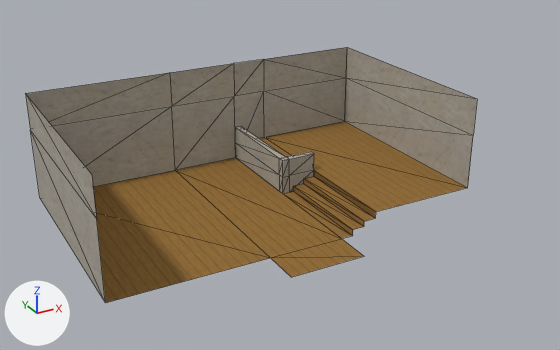
The glTF model world/interiors/shop/shop-interior.glb as it was, and as the next commit left it.
Camera for both pictures: a 50 mm lens placed at (-8.54, -17.18, 9.18), pointed at (0.59, -0.58, 0.88). Arrows for +X, +Y and +Z are at lower left; the lights stay in place. Mesh edges are drawn as thin lines. Objects named as collision shapes, trigger or cutter boxes, shadow casters or lower levels of detail are left out. Vertices at the same position are counted once.

In view in the first picture: 'shop-col'.
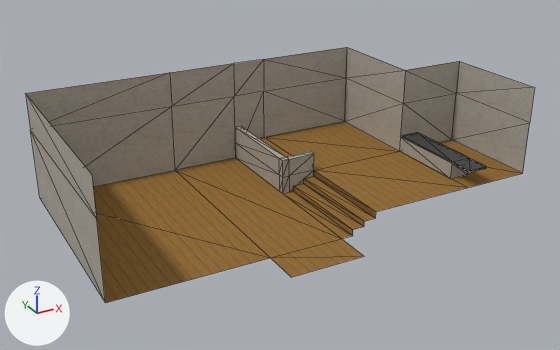
Commit message: shop interior mesh update

Boxes [x1, y1, x2, y2] around the edits, measured in the pictures (560 x 350 px):
'shop-col', reshaped (13% wider): before [25, 47, 477, 303]; after [25, 47, 535, 303]
part 1 of me_cube_005, built on: before [265, 47, 477, 212]; after [265, 47, 535, 212]

What the commit changed:
Material 'countertop' (mat_countertop) is new.
Its base color is (0.0559, 0.0559, 0.0559) (black #434343).
me_cube_005 is used by ob_shop_col; location (0.0, 0.0, 0.0).
me_cube_005 had 59 vertices, 76 faces and spanned x -5.0..5.0, y -4.0..3.0, z 0.0..3.0.
me_cube_005 now has 81 vertices, 114 faces and spans x -5.0..7.0, y -4.0..3.0, z 0.0..3.0.
Part 1, on me_cube_005:
2 vertices are removed from x 5.0, y -3.0, z 2.0..3.0.
6 faces are deleted.
16 vertices are added at x 5.0..7.0, y -3.0..0.0, z 0.5..3.0.
8 new vertices lie (0.6, 0.0, 0.0) away from vertices in x 5.0, y -3.0..0.0, z 0.5..1.0.
10 new faces join them, mat_floor (picture img_wood_planks).
18 new faces join them, mat_wall (picture img_wall_plaster_worn_2_png).
16 new faces join them, mat_countertop (black #434343).
me_cube_005 now uses material mat_countertop (black #434343).
